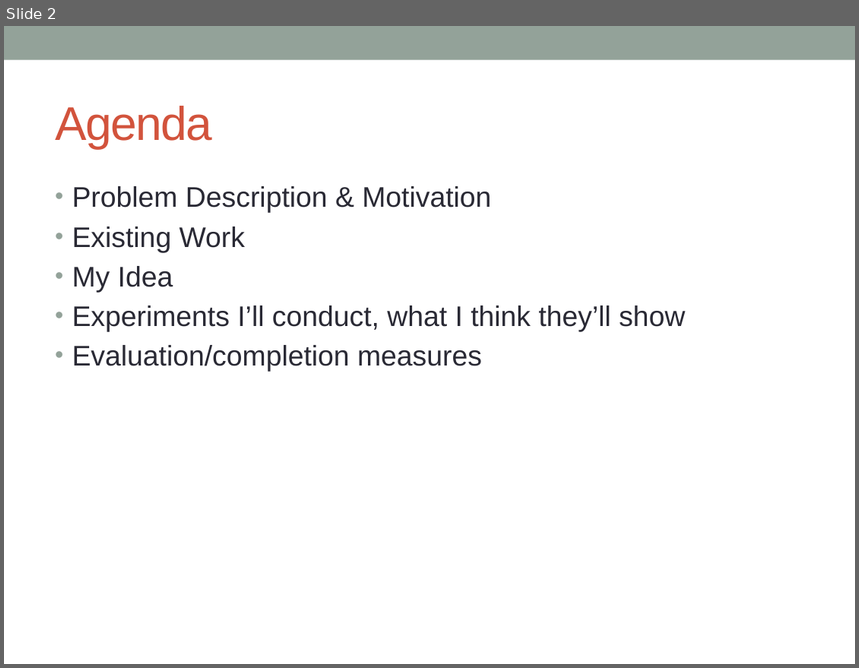
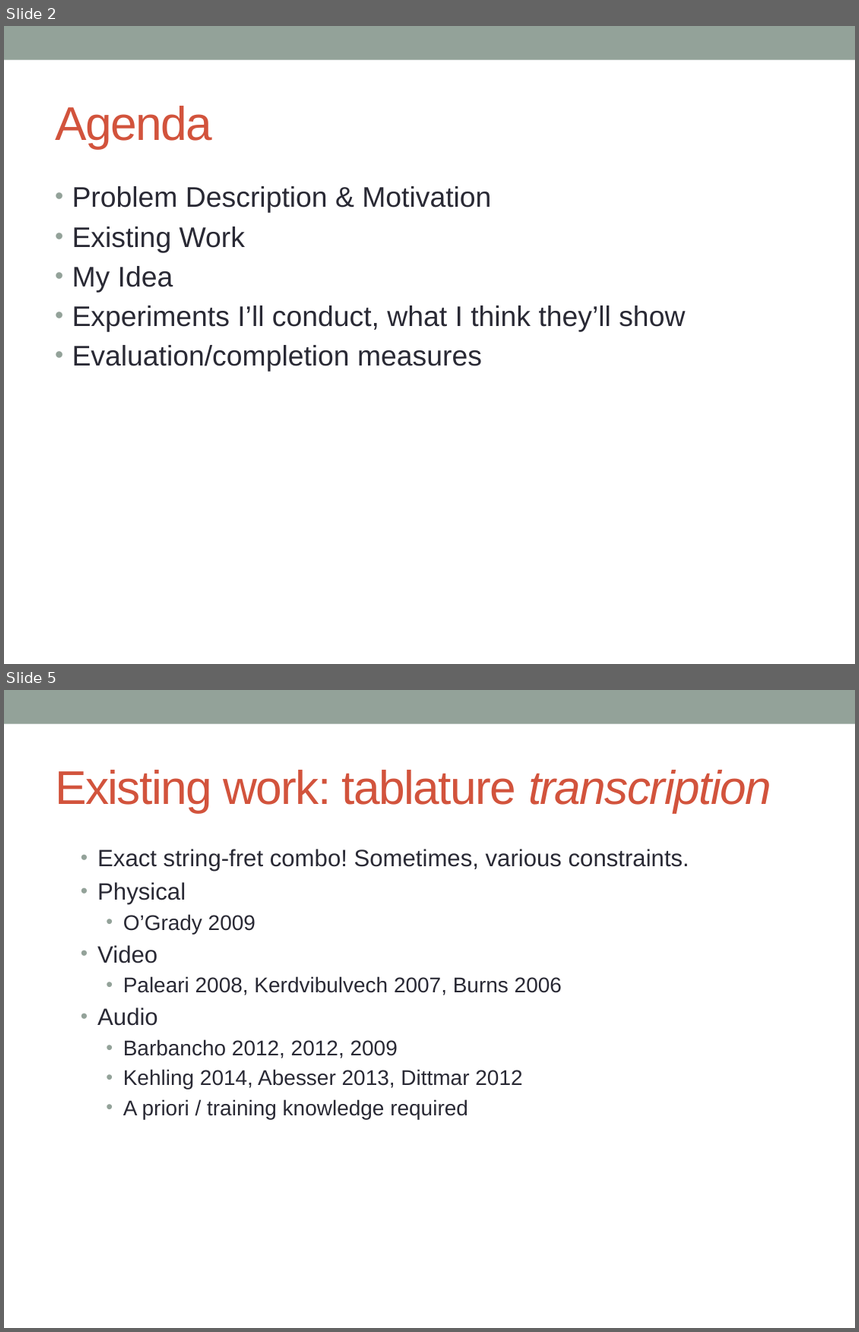
Before and after one commit to jmichel3/ms-thesis, a slide deck: proposal/proposal.pptx. Shown one above the other, each under a label of ours: slide 2 before the commit, slides 2 and 5 after it; the slides between them are not shown. The pictures are 859x668 and 859x1332 pixels, drawn with LibreOffice and Linux fonts; fonts in the diff are those of the drawing. Boxes give left, top, right and bottom in pixels: in the first picture for what was removed or moved away, otherwise in the second. Text is boxed around its words. In the diff, an @@ line names an element or a change of style, - is before the commit and + after.

```diff
--- a/proposal/proposal.pptx
+++ b/proposal/proposal.pptx
@@ slide 5 added at (x1=4, y1=690, x2=855, y2=1328), background #FFFFFF; not listed: 1 template element that a slide beside it also shows @@
@@ title added at (x1=55, y1=770, x2=772, y2=813), 40 pt, text #D2533C @@
+Existing work: tablature transcription
@@ text added at (x1=97, y1=849, x2=690, y2=1119), 18 pt, text #292934 @@
+  • Exact string-fret combo! Sometimes, various constraints.
+  • Physical
+    • O’Grady 2009
+  • Video
+    • Paleari 2008, Kerdvibulvech 2007, Burns 2006
+  • Audio
+    • Barbancho 2012, 2012, 2009
+    • Kehling 2014, Abesser 2013, Dittmar 2012
+    • A priori / training knowledge required
```
Also in this commit, not shown: 2 slides changed, 1 other slide added, 10 other files.
